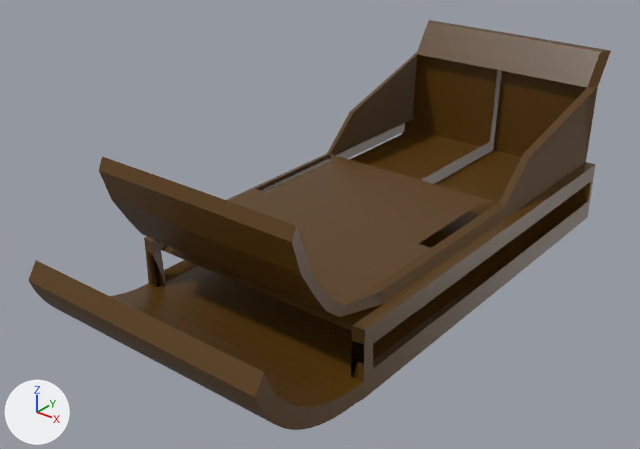
A saved change to the glTF model assets/graphics/sleigh.glb.
Both versions are drawn from a 50 mm lens placed at (7.55, -13.87, 6.95), pointed at (-0.36, -3.98, 0.82). Arrows for +X, +Y and +Z are at lower left; the lights stay in place. Vertices at the same position are counted once.

Before the edit, the objects in view are built like this:
```python
me_cube = bpy.data.meshes.new('Cube')
me_cube.from_pydata(...)  # 246 vertices, 505 faces; spans x -2.08..2.08, y -8.14..1.45, z -1.0..2.05
me_cube.materials.append(mat_sleighmaterial)  # picture img_sleigh_texture
ob_cube = bpy.data.objects.new('Cube', me_cube)
ob_cube.location = (0.0, -0.01, 0.82)
```
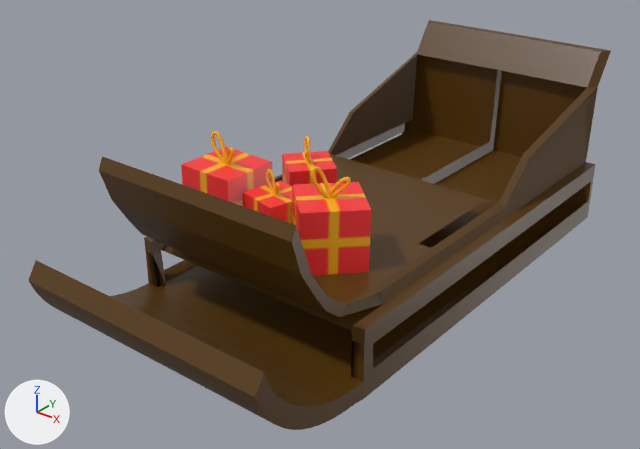
Location of each change, [x1, y1, x2, y2] in pixels of the pictures (640 x 449 px):
part 1 of me_cube, added
    after: [181, 131, 371, 276]

Patch to the scene script:
```diff
--- a/assets/graphics/sleigh.glb.py
+++ b/assets/graphics/sleigh.glb.py
@@ img_ribbon_texture @@
+img_ribbon_texture = load_image('ribbon texture', '_unpacked/ribbon_texture', 1024, 1024, 'sRGB')
@@ img_present_texture @@
+img_present_texture = load_image('present_texture', '_unpacked/present_texture', 1024, 1024, 'sRGB')
@@ mat_material_006 @@
+mat_material_006 = principled_material('Material.006')
+mat_material_006.texture = img_ribbon_texture
@@ mat_material @@
+mat_material = principled_material('Material')
+mat_material.texture = img_present_texture
+mat_material.roughness = 0.4
@@ mat_material_001 @@
+mat_material_001 = principled_material('Material.001')
+mat_material_001.texture = img_ribbon_texture
@@ mat_material_002 @@
+mat_material_002 = principled_material('Material.002')
+mat_material_002.texture = img_ribbon_texture
@@ mat_material_003 @@
+mat_material_003 = principled_material('Material.003')
+mat_material_003.texture = img_present_texture
+mat_material_003.roughness = 0.4
@@ mat_material_007 @@
+mat_material_007 = principled_material('Material.007')
+mat_material_007.texture = img_present_texture
+mat_material_007.roughness = 0.4
@@ mat_material_005 @@
+mat_material_005 = principled_material('Material.005')
+mat_material_005.texture = img_present_texture
+mat_material_005.roughness = 0.4
@@ mat_material_004 @@
+mat_material_004 = principled_material('Material.004')
+mat_material_004.texture = img_ribbon_texture
@@ me_cube @@
 # used by ob_cube; location = (0.0, -0.01, 0.82)
-me_cube.from_pydata(...)  # 246 vertices, 505 faces; spans x -2.08..2.08, y -8.14..1.45, z -1.0..2.05
+me_cube.from_pydata(...)  # 1526 vertices, 2857 faces; spans x -2.08..2.08, y -8.14..1.45, z -1.0..2.05
+# me_cube part 1: 1280 vertices added at x -1.7..1.43, y -5.82..-3.44, z 0.23..1.65
+# me_cube part 2: the surface is now shaded smooth
 me_cube.materials.append(mat_sleighmaterial)
+me_cube.materials.append(mat_material_002)  # picture img_ribbon_texture
+me_cube.materials.append(mat_material)  # picture img_present_texture
+me_cube.materials.append(mat_material_001)  # picture img_ribbon_texture
+me_cube.materials.append(mat_material_003)  # picture img_present_texture
+me_cube.materials.append(mat_material_004)  # picture img_ribbon_texture
+me_cube.materials.append(mat_material_005)  # picture img_present_texture
+me_cube.materials.append(mat_material_006)  # picture img_ribbon_texture
+me_cube.materials.append(mat_material_007)  # picture img_present_texture
```
